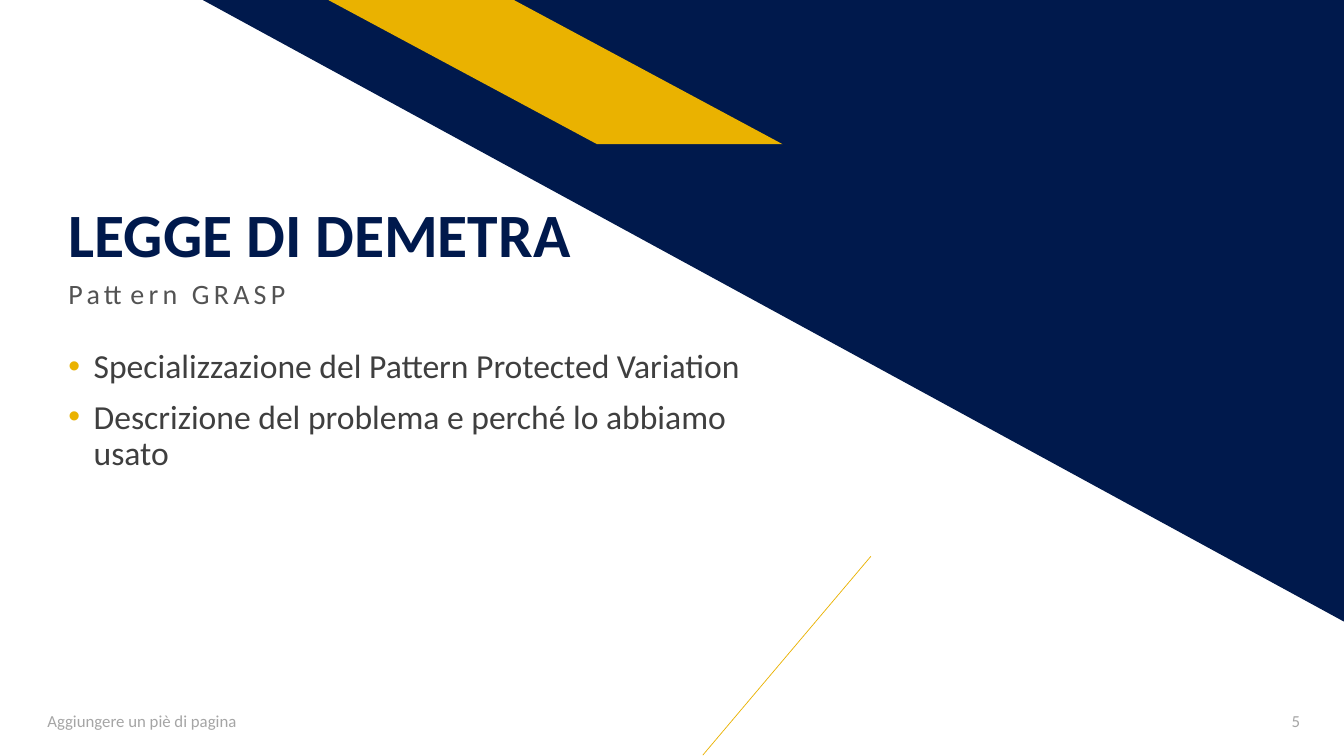
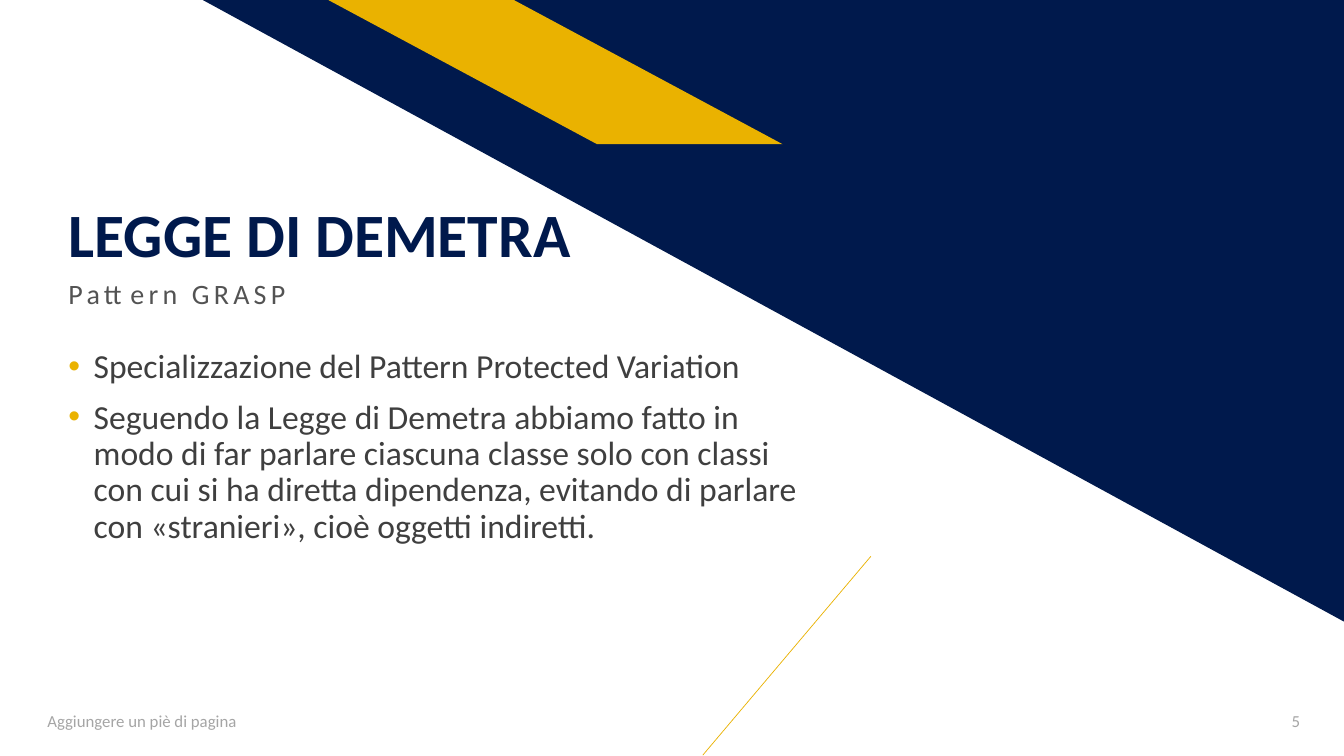
Before and after one commit to salvalai-matteo/EventBookDocumentation, a slide deck: slide 5 of Progetto Ingegneria SW.pptx. Drawn at 1344x756 pixels with LibreOffice and Linux fonts; fonts in the diff are those of the drawing. Boxes give left, top, right and bottom in pixels: in the first picture for what was removed or moved away, otherwise in the second. Text is boxed around its words. In the diff, an @@ line names an element or a change of style, - is before the commit and + after.

```diff
--- a/Progetto Ingegneria SW.pptx
+++ b/Progetto Ingegneria SW.pptx
@@ text at <box>94,405,796,544</box>: text changed @@
-• Descrizione del problema e perché lo abbiamo usato
+• Seguendo la Legge di Demetra abbiamo fatto in modo di far parlare ciascuna classe solo con classi con cui si ha diretta dipendenza, evitando di parlare con «stranieri», cioè oggetti indiretti.
```
Also in this commit, not shown: 5 other slides changed.
